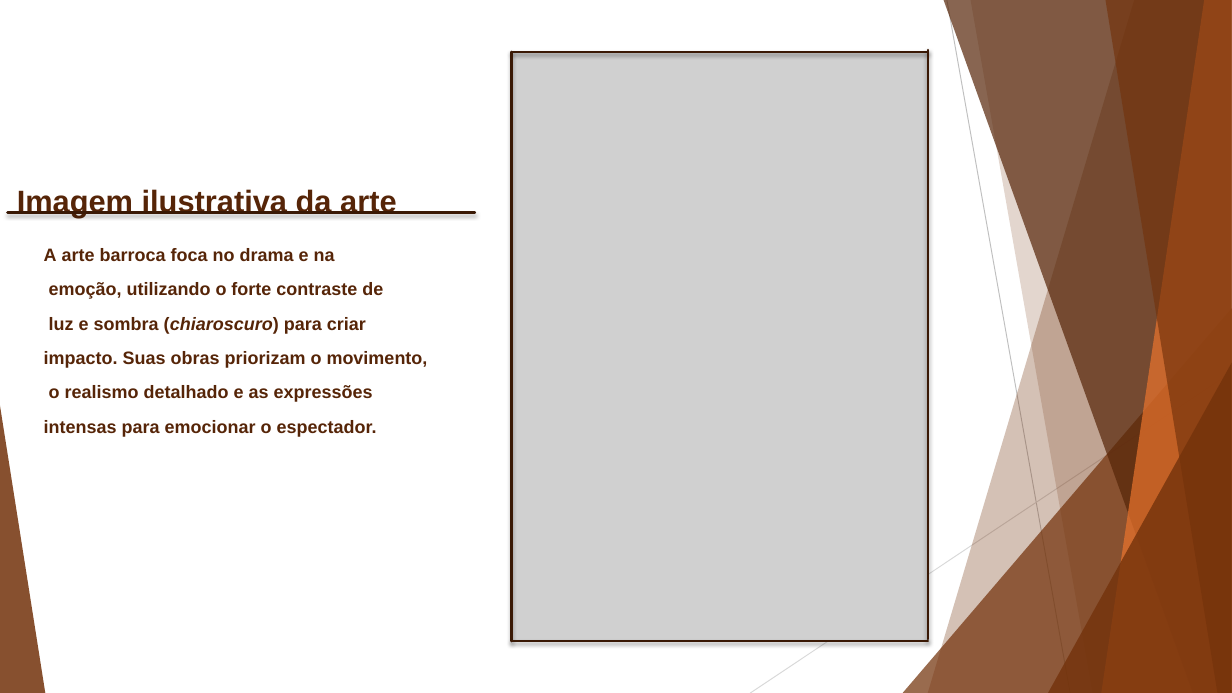
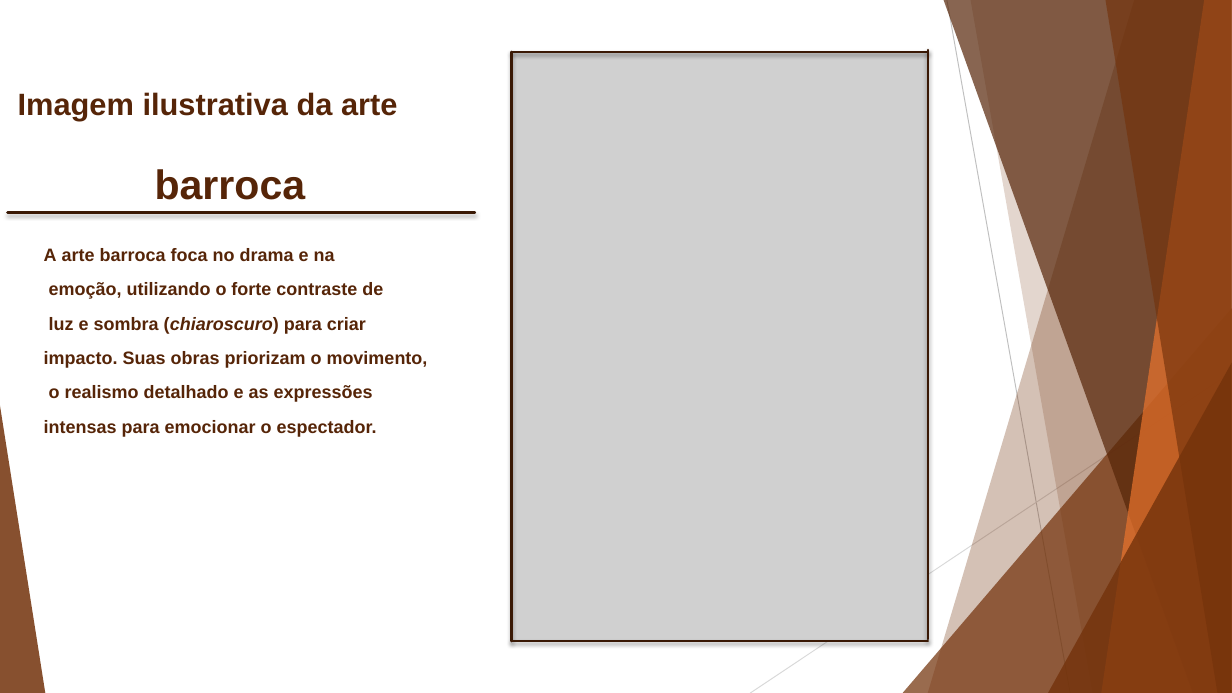
Before and after one commit to vitinhopreibA/AMS, a slide deck: slide 3 of Apresentação1.pptx. Drawn at 1232x693 pixels with LibreOffice and Linux fonts; fonts in the diff are those of the drawing; grey boxes stand for pictures. Boxes give left, top, right and bottom in pixels: in the first picture for what was removed or moved away, otherwise in the second. Text is boxed around its words. In the diff, an @@ line names an element or a change of style, - is before the commit and + after.

```diff
--- a/Apresentação1.pptx
+++ b/Apresentação1.pptx
@@ title at [18, 92, 398, 200]: text changed @@
-Imagem ilustrativa da arte
+Imagem ilustrativa da arte
+barroca
```
Also in this commit, not shown: 1 slide added.
